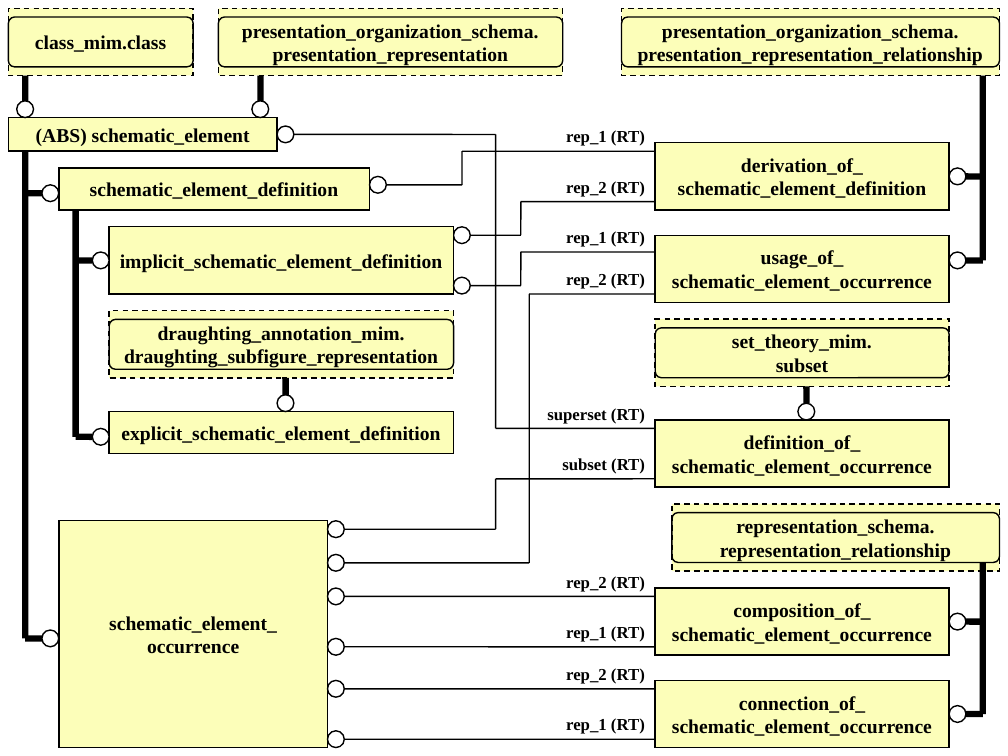
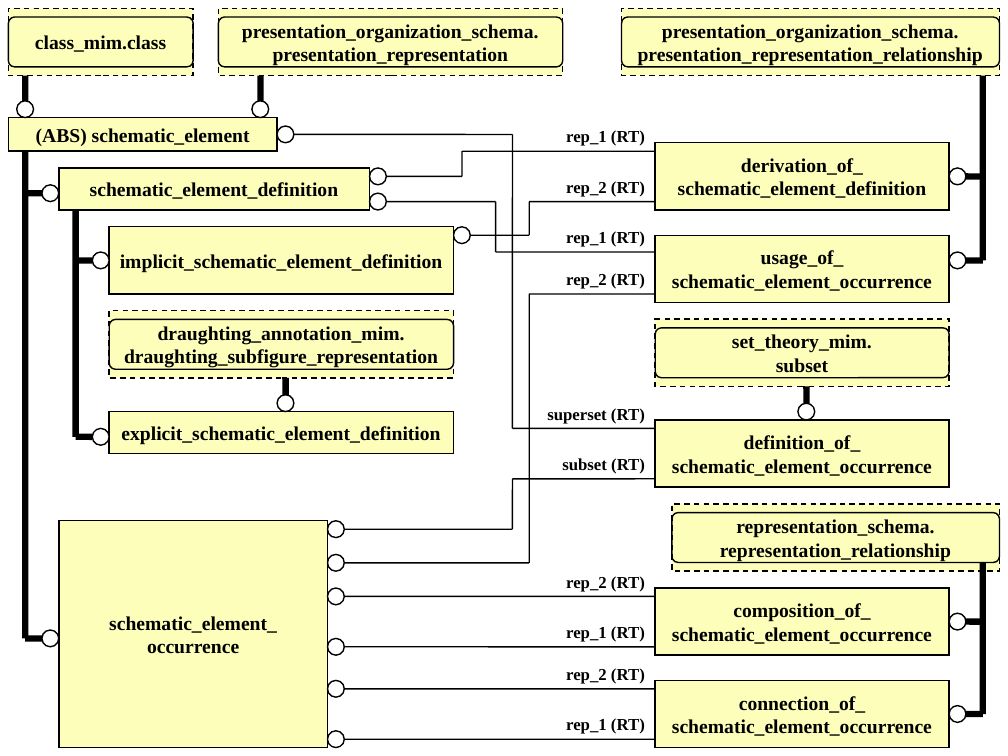
Before and after one commit to starseeker/stepmod_mirror, a slide deck: slide 4 of data/modules/schematic_element/schematic_element.ppt. Drawn at 1008x756 pixels with LibreOffice and Linux fonts; fonts in the diff are those of the drawing. Boxes give left, top, right and bottom in pixels: in the first picture for what was removed or moved away, otherwise in the second. Text is boxed around its words. In the diff, an @@ line names an element or a change of style, - is before the commit and + after.

```diff
--- a/data/modules/schematic_element/schematic_element.ppt
+++ b/data/modules/schematic_element/schematic_element.ppt
@@ line moved from (294, 134) - (496, 134) to (294, 134) - (512, 134) @@
@@ line moved from (496, 428) - (496, 134) to (512, 428) - (512, 134) @@
@@ ellipse: place and size @@
-ellipse at bbox=[370, 176, 387, 194]
+ellipse at bbox=[370, 168, 387, 185]
@@ line moved from (386, 184) - (462, 184) to (386, 176) - (462, 176) @@
@@ line moved from (462, 184) - (462, 151) to (462, 176) - (462, 151) @@
@@ ellipse: place and size @@
-ellipse at bbox=[454, 277, 471, 294]
+ellipse at bbox=[370, 194, 387, 211]
@@ line moved from (471, 285) - (521, 285) to (386, 202) - (496, 202) @@
@@ line moved from (521, 285) - (521, 252) to (496, 252) - (496, 202) @@
@@ line moved from (521, 235) - (521, 202) to (529, 235) - (529, 202) @@
@@ line moved from (655, 202) - (521, 202) to (655, 202) - (529, 202) @@
@@ line moved from (471, 235) - (521, 235) to (471, 235) - (529, 235) @@
@@ line moved from (655, 252) - (521, 252) to (655, 252) - (496, 252) @@
@@ line moved from (655, 428) - (496, 428) to (655, 428) - (512, 428) @@
@@ line moved from (496, 529) - (496, 479) to (512, 529) - (512, 479) @@
@@ line moved from (655, 479) - (496, 479) to (655, 479) - (512, 479) @@
@@ line moved from (345, 529) - (496, 529) to (345, 529) - (512, 529) @@
```
Also in this commit, not shown: 1 other slide changed, 2 other files.
